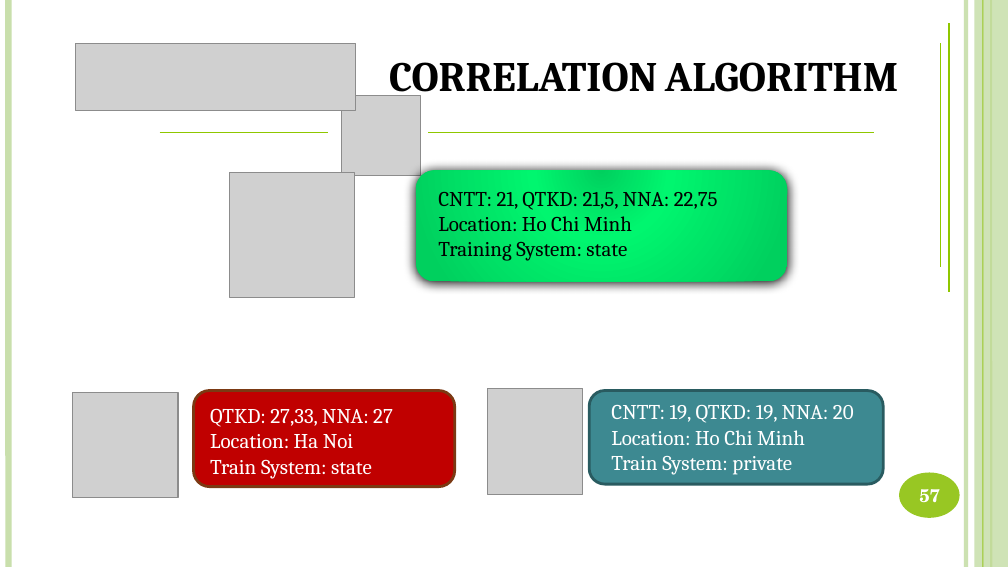
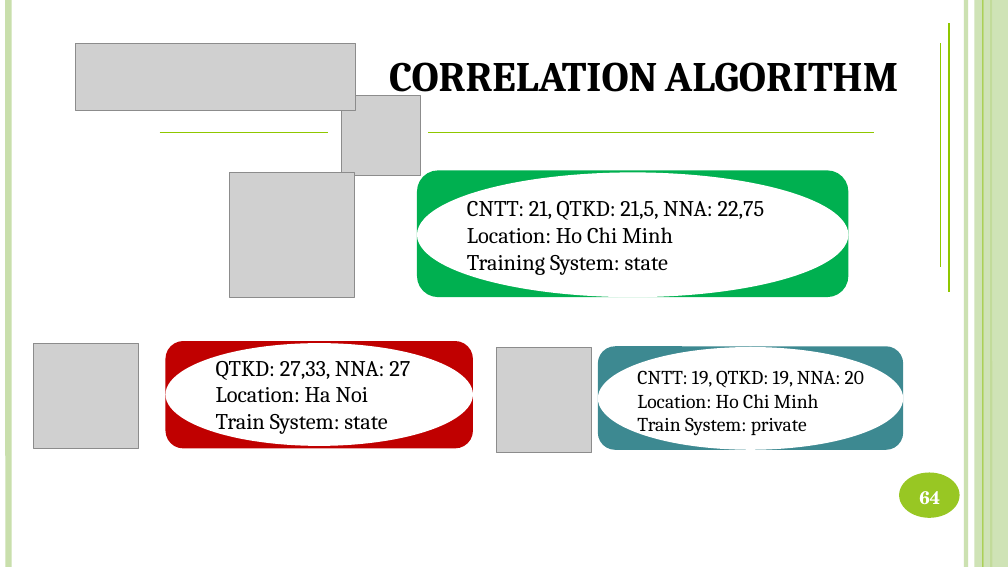
Before and after one commit to DanhLT2/Slide-Unistar, a slide deck: slide 64 of Slide-UniStar/UniStar.pptx (slide 57 before the commit). Drawn at 1008x567 pixels with LibreOffice and Linux fonts; fonts in the diff are those of the drawing; grey boxes stand for pictures. Boxes give left, top, right and bottom in pixels: in the first picture for what was removed or moved away, otherwise in the second. Text is boxed around its words. In the diff, an @@ line names an element or a change of style, - is before the commit and + after.

```diff
--- a/Slide-UniStar/UniStar.pptx
+++ b/Slide-UniStar/UniStar.pptx
@@ rounded rectangle: place and size @@
-rounded rectangle at [415, 170, 787, 281]
+rounded rectangle at [417, 170, 849, 297]
@@ rounded rectangle at [417, 170, 849, 297]: fill gradient #00D05E to #00F66F to #00B050; shadow off @@
@@ ellipse added at [417, 172, 849, 297], fill #FFFFFF @@
@@ text "CNTT: 21, QTKD: 21,5, NNA: ...": place and size @@
-text "CNTT: 21, QTKD: 21,5, NNA: ..." at [438, 191, 718, 261]
+text "CNTT: 21, QTKD: 21,5, NNA: ..." at [467, 201, 765, 276]
@@ text "CNTT: 21, QTKD: 21,5, NNA: ..." at [467, 201, 765, 276]: size 15 to 16 pt @@
@@ picture: place and size @@
-picture at [73, 393, 177, 498]
+picture at [33, 343, 138, 448]
@@ rounded rectangle: place and size @@
-rounded rectangle at [194, 390, 455, 486]
+rounded rectangle at [165, 341, 473, 449]
@@ rounded rectangle at [165, 341, 473, 449]: outline #7B3913 2 pt to none @@
@@ ellipse added at [165, 343, 473, 446], fill #FFFFFF @@
@@ text "QTKD: 27,33, NNA: 27": place and size @@
-text "QTKD: 27,33, NNA: 27" at [210, 408, 393, 479]
+text "QTKD: 27,33, NNA: 27" at [216, 355, 410, 435]
@@ text "QTKD: 27,33, NNA: 27" at [216, 355, 410, 435]: size 15 to 16 pt, text colour #FFFFFF to #000000 @@
@@ picture: place and size @@
-picture at [488, 388, 583, 494]
+picture at [496, 347, 591, 453]
@@ rounded rectangle: place and size @@
-rounded rectangle at [590, 390, 884, 484]
+rounded rectangle at [598, 347, 903, 451]
@@ rounded rectangle at [598, 347, 903, 451]: outline #295B60 2 pt to none @@
@@ ellipse added at [598, 347, 903, 450], fill #FFFFFF @@
@@ text "CNTT: 19, QTKD: 19, NNA: ...": place and size @@
-text "CNTT: 19, QTKD: 19, NNA: ..." at [611, 405, 854, 475]
+text "CNTT: 19, QTKD: 19, NNA: ..." at [637, 370, 864, 436]
@@ text "CNTT: 19, QTKD: 19, NNA: ..." at [637, 370, 864, 436]: size 15 to 14 pt, text colour #FFFFFF to #000000 @@
@@ page number at [919, 491, 940, 505]: text changed @@
-57
+64
```
Also in this commit, not shown: 13 other slides changed, 21 slides added, 5 slides removed, 2 other files.
